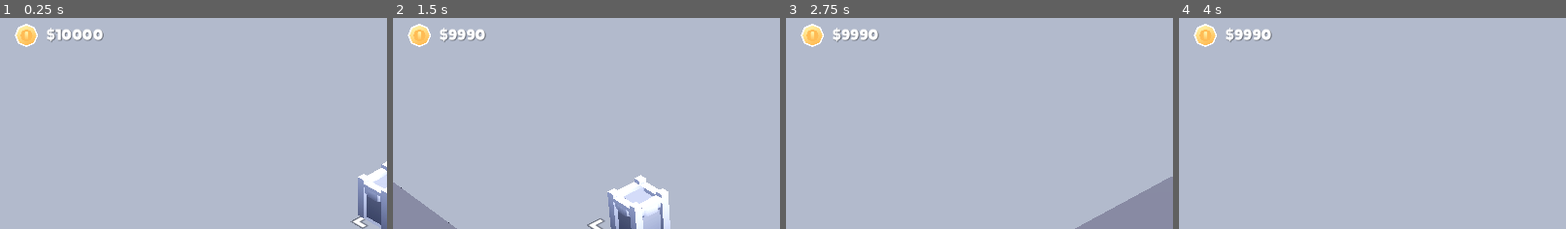
Above: before the commit, frames 1-4 (left to right).
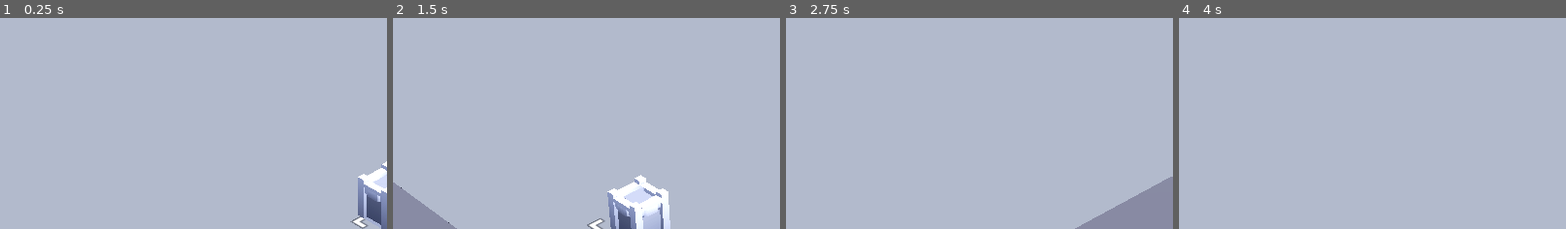
Above: after the commit, the same moments.

Repository: ufjf-gamelab/pcglab3d
Game: Godot game, scene res://scenes/main.tscn
The game is run twice, just before and just after one commit, with the same random seed, the same clock (stepped at 60 frames per second) and the same inputs.
Inputs (mouse positions are % of the whole screen's width and height, from its top left):
- Up to frame 1 (0.25 s): no input
- Up to frame 2 (1.5 s): tap Enter at 0.5 s; move the mouse to (72, 43) at 0.52 s; hold D (move_right) 0.53-1.28 s; click (72, 43) at 0.6 s; move the mouse to (30, 54) at 1.27 s; hold S (move_back) from 1.28 s (still down); tap H (ca_generate_dungeon) at 1.35 s
- Up to frame 3 (2.75 s): move the mouse to (60, 26) at 2.02 s; release S (move_back) at 2.03 s; hold D (move_right) from 2.03 s (still down); hold F (camera_center) from 2.03 s (still down)
- Up to frame 4 (4 s): move the mouse to (45, 69) at 2.77 s; release D (move_right) at 2.78 s; release F (camera_center) at 2.78 s; hold W (move_forward) 2.78-3.53 s; tap Middle mouse button (camera_rotate) at 2.85 s; move the mouse to (80, 64) at 3.52 s; hold A (move_left) from 3.53 s (still down); tap Delete (demolish) at 3.6 s
The pictures show only the part of the screen within x 0-50%, y 0-50%; the shares and areas given below are measured in that part.

The runs differ from the first frame. In frame 1, 1.1% of the frame differs, in the area x 3-27%, y 2-14%; in frame 2, 1.0%; in frame 3, 1.0%; in frame 4, 1.0%.
Error after the commit: Invalid assignment of property or key 'text' with value of type 'String' on a base object of type 'null instance'. (res://scripts/builder.gd:152)

Commit message:
feature: basic configs

Diff:
--- /dev/null
+++ b/scenes/hud/HeatmapPanel.tscn
@@ -0,0 +1,9 @@
+[gd_scene format=3 uid="uid://cibdsdts3mnd2"]
+
+[node name="HeatmapPanel" type="Control" unique_id=1185353707]
+layout_mode = 3
+anchors_preset = 15
+anchor_right = 1.0
+anchor_bottom = 1.0
+grow_horizontal = 2
+grow_vertical = 2
--- a/scenes/main.tscn
+++ b/scenes/main.tscn
@@ -18,15 +18,8 @@
 [ext_resource type="Resource" uid="uid://bw0w3w1fdc4c8" path="res://dungeon/structures/floor.tres" id="12_gqmmt"]
 [ext_resource type="Resource" uid="uid://cv05b0880ryqb" path="res://dungeon/structures/floor_chest.tres" id="13_yc10j"]
 [ext_resource type="Resource" uid="uid://l5v6s0nxs2mi" path="res://dungeon/structures/floor_banner.tres" id="15_jscy8"]
-[ext_resource type="FontFile" uid="uid://d0cxd77jybrcn" path="res://fonts/lilita_one_regular.ttf" id="16_vlub6"]
-[ext_resource type="Texture2D" uid="uid://bng0d1sou7c8a" path="res://sprites/coin.png" id="17_cjamx"]
 [ext_resource type="Texture2D" uid="uid://ciwbdik3tmxtp" path="res://sprites/instructions.png" id="22_pm3ni"]
 [ext_resource type="AudioStream" uid="uid://wvfsgkl8qob6" path="res://sounds/ambience.ogg" id="24_y6deb"]
-
-[sub_resource type="LabelSettings" id="LabelSettings_q176i"]
-font = ExtResource("16_vlub6")
-font_size = 24
-shadow_color = Color(0, 0, 0, 0.392157)
 
 [node name="Main" type="Node3D" unique_id=1635729911]
 script = ExtResource("1_yc10j")
@@ -38,7 +31,7 @@
 selector_container = NodePath("Selector/Container")
 view_camera = NodePath("../View/EditCamera")
 gridmap = NodePath("../NavigationRegion3D/GridMap")
-cash_display = NodePath("../UI/CreationUI/Top/Cash")
+cash_display = NodePath("")
 
 [node name="Selector" type="Node3D" parent="Builder" unique_id=726130398]
 
@@ -78,24 +71,6 @@
 anchors_preset = 0
 offset_right = 40.0
 offset_bottom = 40.0
-
-[node name="CashIcon" type="TextureRect" parent="UI/CreationUI/Top" unique_id=1085634301]
-layout_mode = 0
-offset_left = 20.0
-offset_top = 24.0
-offset_right = 148.0
-offset_bottom = 152.0
-scale = Vector2(0.3, 0.3)
-texture = ExtResource("17_cjamx")
-
-[node name="Cash" type="Label" parent="UI/CreationUI/Top" unique_id=599214030]
-layout_mode = 0
-offset_left = 69.0
-offset_top = 27.0
-offset_right = 270.0
-offset_bottom = 101.0
-text = "$10,000"
-label_settings = SubResource("LabelSettings_q176i")
 
 [node name="Bottom" type="Control" parent="UI/CreationUI" unique_id=28570854]
 layout_mode = 1
